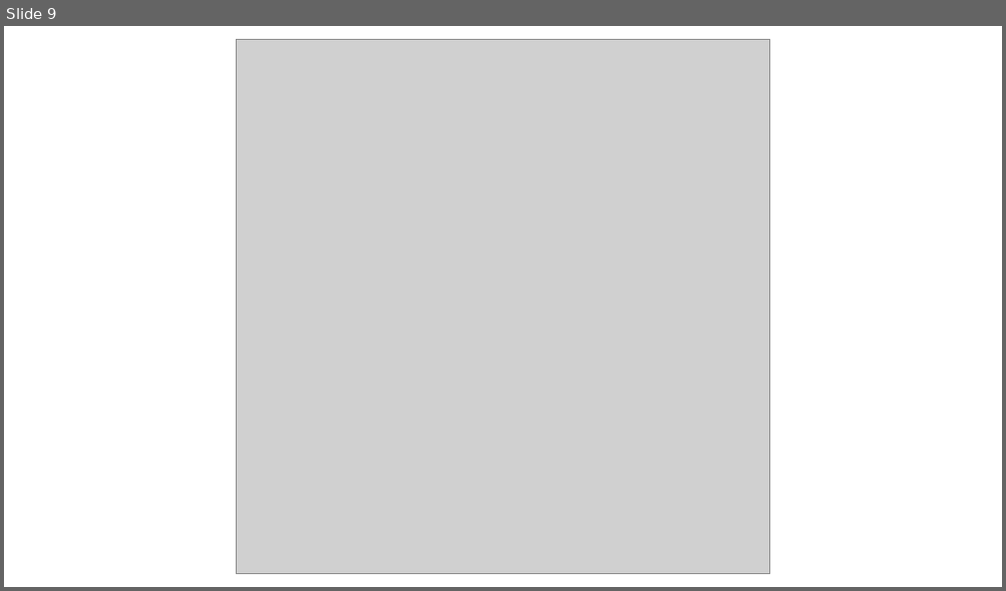
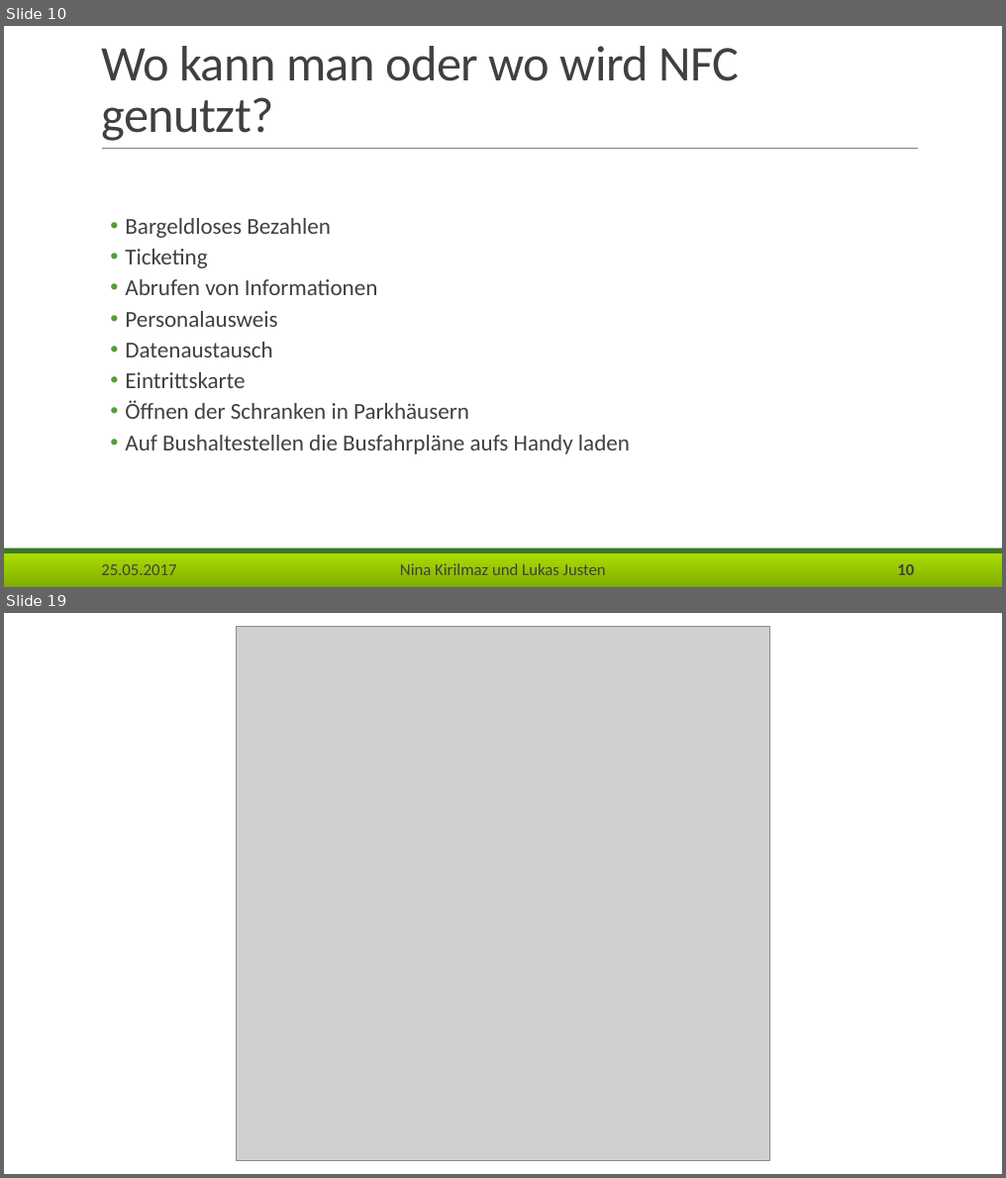
Before and after one commit to Lukas-Justen/MOVS, a slide deck: NFC.pptx. Shown one above the other, each under a label of ours: slide 9 before the commit, slides 10 and 19 after it; the slides between them are not shown. The pictures are 1006x591 and 1006x1178 pixels, drawn with LibreOffice and Linux fonts; fonts in the diff are those of the drawing; grey boxes stand for pictures; background and template pictures are left out. Boxes give left, top, right and bottom in pixels: in the first picture for what was removed or moved away, otherwise in the second. Text is boxed around its words. In the diff, an @@ line names an element or a change of style, - is before the commit and + after.

```diff
--- a/NFC.pptx
+++ b/NFC.pptx
@@ slide 10 added at (4,26,1002,587), background #FFFFFF; not listed: 2 template elements that a slide beside it also shows @@
@@ title added at (101,46,739,141), 48 pt, text #404040 @@
+Wo kann man oder wo wird NFC genutzt?
@@ line added from (102, 148) to (918, 148), #808080 0.5 pt @@
@@ text added at (125,218,630,455), 22 pt, text #404040 @@
+  • Bargeldloses Bezahlen
+  • Ticketing
+  • Abrufen von Informationen
+  • Personalausweis
+  • Datenaustausch
+  • Eintrittskarte
+  • Öffnen der Schranken in Parkhäusern
+  • Auf Bushaltestellen die Busfahrpläne aufs Handy laden
@@ text added at (101,565,176,575), 16 pt, text #404040 @@
+25.05.2017
@@ text added at (400,564,606,575), 16 pt, text #404040 @@
+Nina Kirilmaz und Lukas Justen
@@ page number added at (897,565,914,575), 16 pt, text #404040, bold @@
+10
@@ what was slide 9 is now slide 19 @@
```
Also in this commit, not shown: 12 slides changed, 9 other slides added.
